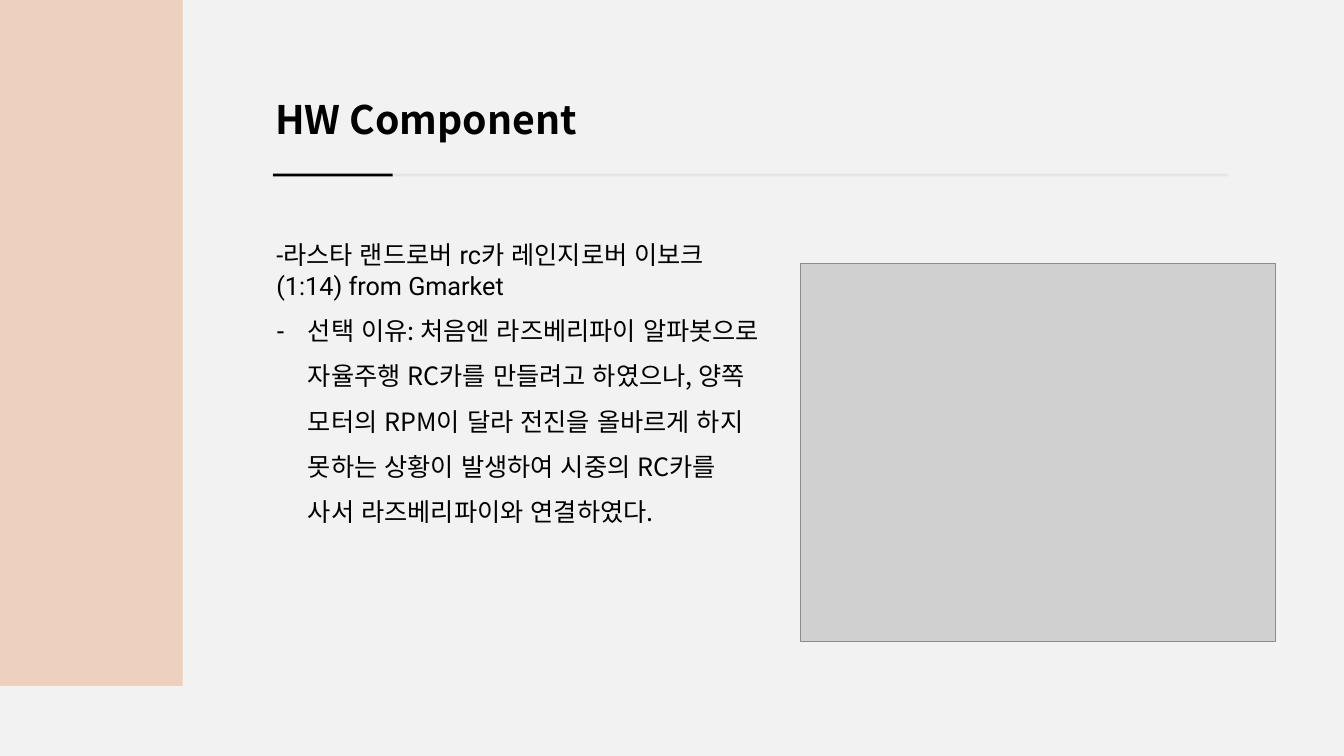
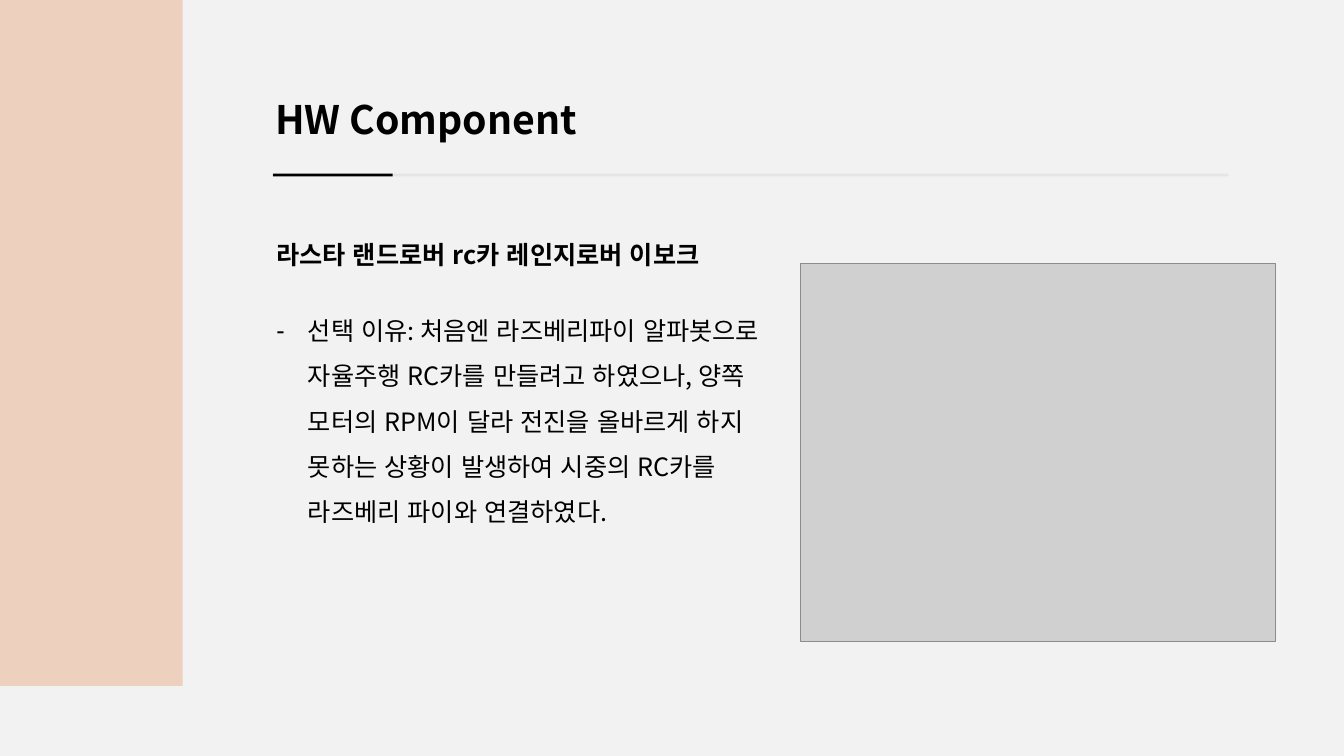
Before and after one commit to jsotouto/ICARUS, a slide deck: slide 5 of 경북과고 ICARUS 통합 PPT.pptx. Drawn at 1344x756 pixels with LibreOffice and Linux fonts; fonts in the diff are those of the drawing; grey boxes stand for pictures. Boxes give left, top, right and bottom in pixels: in the first picture for what was removed or moved away, otherwise in the second. Text is boxed around its words. In the diff, an @@ line names an element or a change of style, - is before the commit and + after.

```diff
--- a/경북과고 ICARUS 통합 PPT.pptx
+++ b/경북과고 ICARUS 통합 PPT.pptx
@@ text at bbox=[276, 243, 759, 523]: text changed @@
--라스타 랜드로버 rc카 레인지로버 이보크 (1:14) from Gmarket
-– 선택 이유: 처음엔 라즈베리파이 알파봇으로 자율주행 RC카를 만들려고 하였으나, 양쪽 모터의 RPM이 달라 전진을 올바르게 하지 못하는 상황이 발생하여 시중의 RC카를 사서 라즈베리파이와 연결하였다.
+라스타 랜드로버 rc카 레인지로버 이보크
+– 선택 이유: 처음엔 라즈베리파이 알파봇으로 자율주행 RC카를 만들려고 하였으나, 양쪽 모터의 RPM이 달라 전진을 올바르게 하지 못하는 상황이 발생하여 시중의 RC카를 라즈베리 파이와 연결하였다.
```
Also in this commit, not shown: 11 other slides changed, 1 slide added, 1 slide removed, 1 other file.
